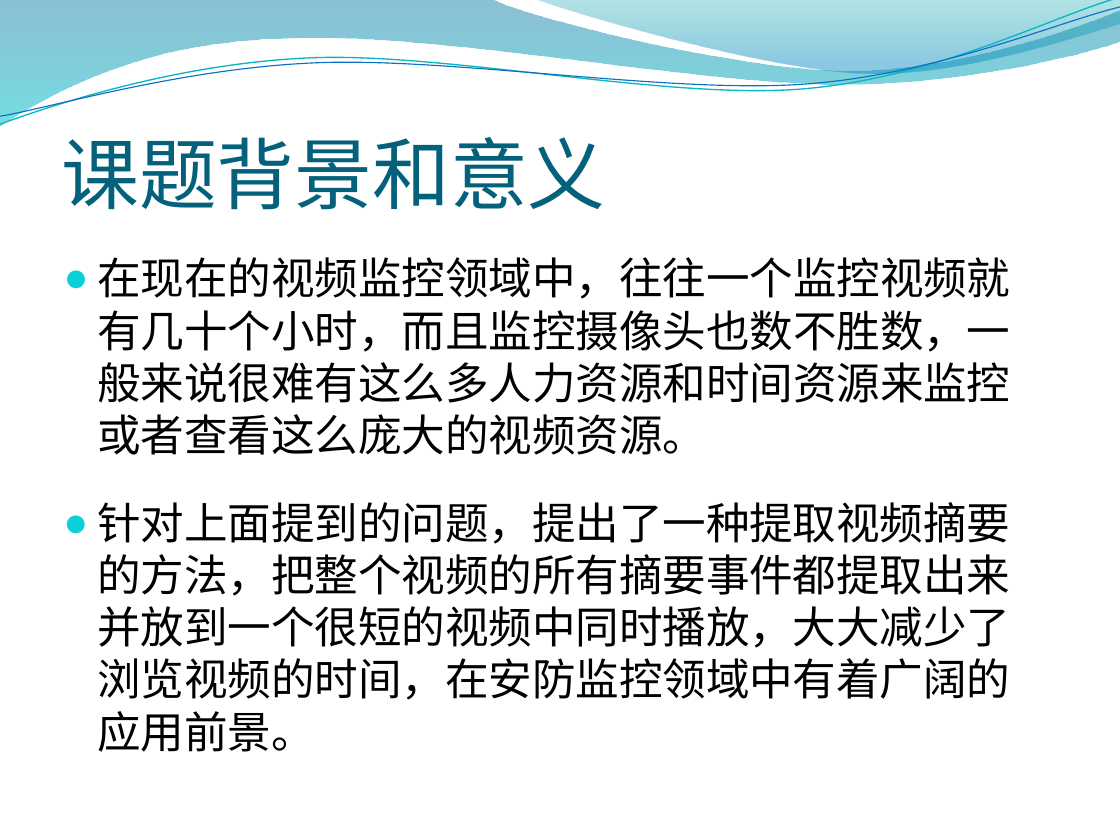
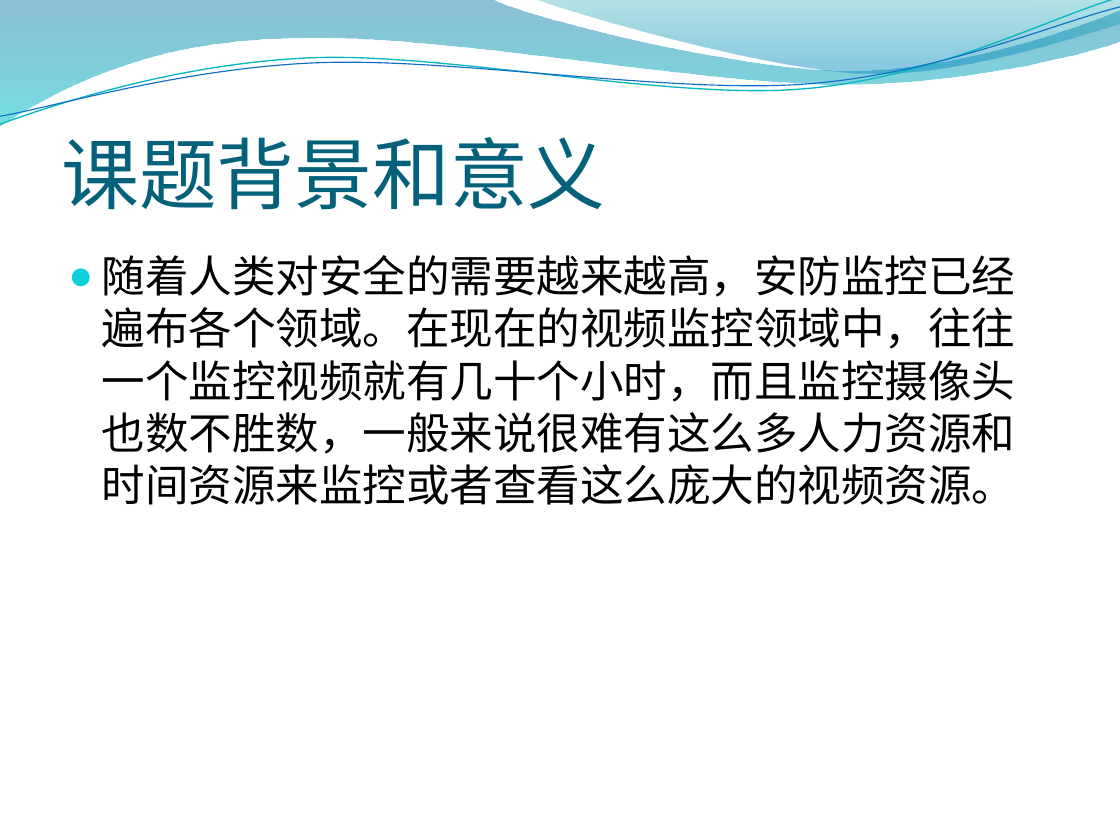
Before and after one commit to ronnyMakhuddin/motion-detect-tiqu, a slide deck: slide 2 of 文档管理/其他文档/智能视屏摘要系统演示.pptx. Drawn at 1120x840 pixels with LibreOffice and Linux fonts; fonts in the diff are those of the drawing; background and template pictures are left out. Boxes give left, top, right and bottom in pixels: in the first picture for what was removed or moved away, otherwise in the second. Text is boxed around its words. In the diff, an @@ line names an element or a change of style, - is before the commit and + after.

```diff
--- a/文档管理/其他文档/智能视屏摘要系统演示.pptx
+++ b/文档管理/其他文档/智能视屏摘要系统演示.pptx
@@ text at (x1=102, y1=255, x2=1015, y2=505): text changed @@
-● 在现在的视频监控领域中，往往一个监控视频就有几十个小时，而且监控摄像头也数不胜数，一般来说很难有这么多人力资源和时间资源来监控或者查看这么庞大的视频资源。
+● 随着人类对安全的需要越来越高，安防监控已经遍布各个领域。在现在的视频监控领域中，往往一个监控视频就有几十个小时，而且监控摄像头也数不胜数，一般来说很难有这么多人力资源和时间资源来监控或者查看这么庞大的视频资源。
@@ text removed at (x1=97, y1=502, x2=1010, y2=752) @@
-● 针对上面提到的问题，提出了一种提取视频摘要的方法，把整个视频的所有摘要事件都提取出来并放到一个很短的视频中同时播放，大大减少了浏览视频的时间，在安防监控领域中有着广阔的应用前景。
```
Also in this commit, not shown: 1 other slide changed, 2 slides added.
